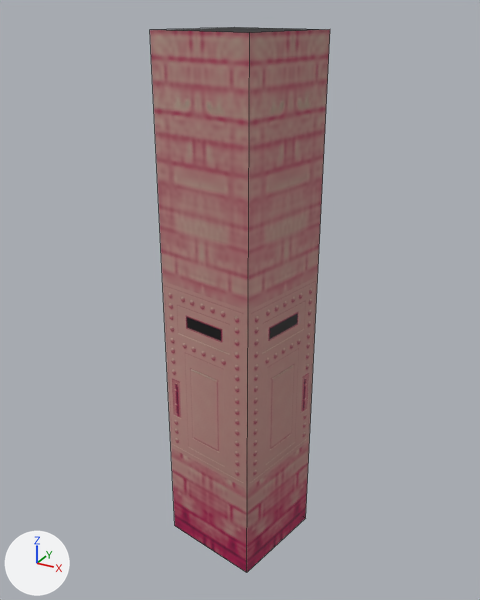
The FBX model VeilofDeath/VeilofDeath/Content/Models/Ebene0/ende.fbx, before and after one commit.
Before and after are seen from a 50 mm camera at (5.4, -9.86, 9.15) aimed at (-0.07, 0.09, 4.17). Every picture has the same lights, and +X, +Y and +Z are marked at lower left. Mesh edges are drawn as thin lines.
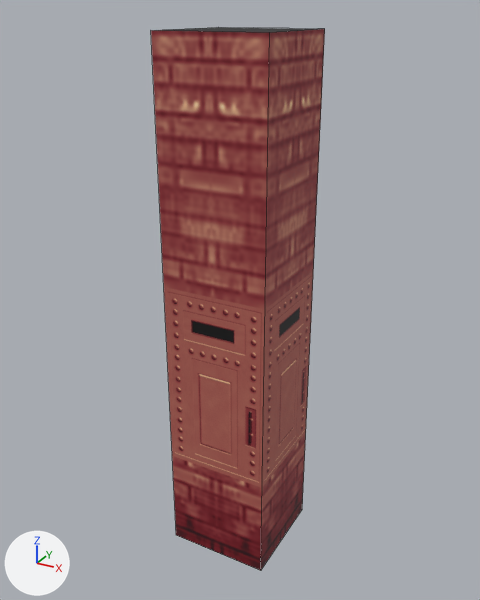
Location of each change, [x1, y1, x2, y2] in pixels of the pictures (480 x 600 px):
'Cube.001', surface changed, recoloured, turned: before [150, 27, 330, 572]; after [151, 27, 325, 571]

What changed in the scene script:
```text
Change img_mat_ende_png:
    img_mat_ende_png: load_image('Mat_Ende.png', 'Mat_Ende.png', 1024, 1024, 'Non-Color') -> load_image('Mat_Ende.png', 'Mat_Ende.png', 1024, 1024, 'sRGB')
Add mat_material_001:
    mat_material_001 = principled_material('Material.001')
    mat_material_001.texture = img_mat_ende_png  # with its transparency
    mat_material_001.roughness = 0.69
Change me_cube_011:
    where me_cube_011.from_pydata(...)  # 8 vertices, 6 faces; spans x -1.0..1.0, y -1.0..1.0, z -1.0..8.83
    remove me_cube_011.materials.append(mat_material_011)
    add me_cube_011.materials.append(mat_material_001)  # picture img_mat_ende_png
Change ob_cube_001:
    ob_cube_001.rotation_euler: (0.0, 0.0, 1.372) -> (0.0, 0.0, 0.0)  # degrees (0, 0, 79) -> degrees (0, 0, 0)
```
